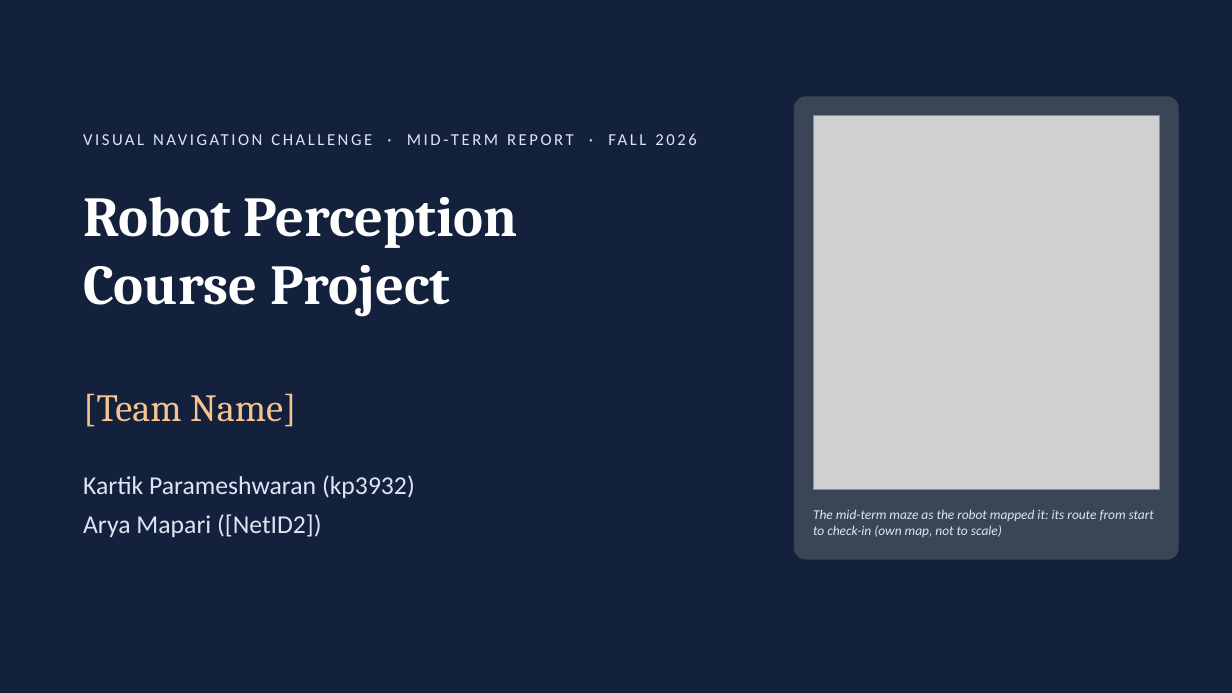
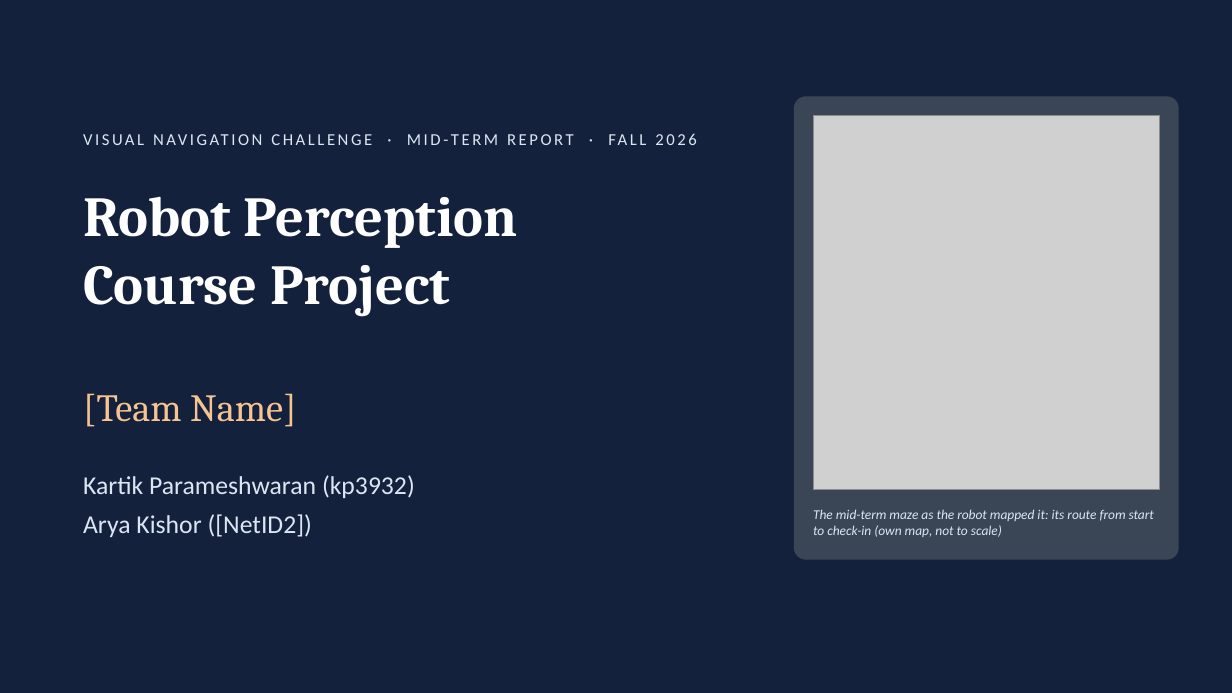
Before and after one commit to kartikparameshwaran/vis_nav_player_work, a slide deck: slide 1 of runs/Midterm_Report.pptx. Drawn at 1232x693 pixels with LibreOffice and Linux fonts; fonts in the diff are those of the drawing; grey boxes stand for pictures. Boxes give left, top, right and bottom in pixels: in the first picture for what was removed or moved away, otherwise in the second. Text is boxed around its words. In the diff, an @@ line names an element or a change of style, - is before the commit and + after.

```diff
--- a/runs/Midterm_Report.pptx
+++ b/runs/Midterm_Report.pptx
@@ text at (83, 514, 312, 537): text changed @@
-Arya Mapari ([NetID2])
+Arya Kishor ([NetID2])
```
Also in this commit, not shown: 1 other slide changed, 2 slides added, 2 slides removed.
